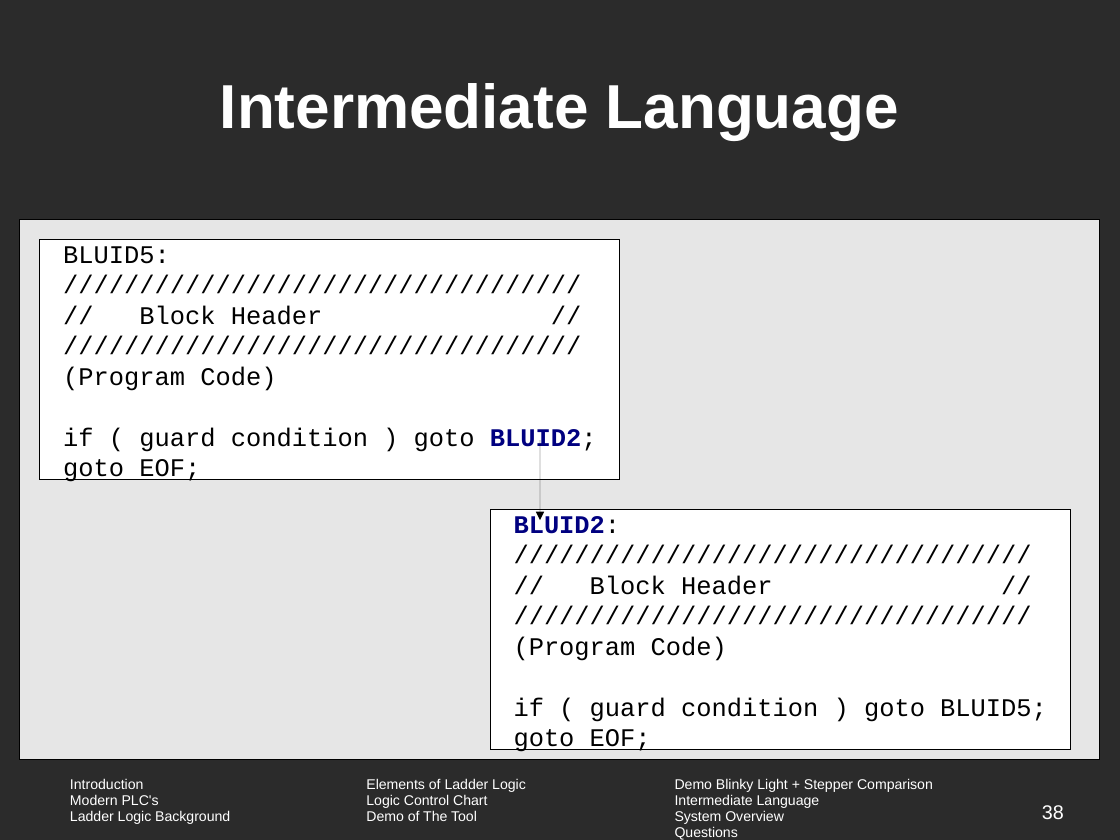
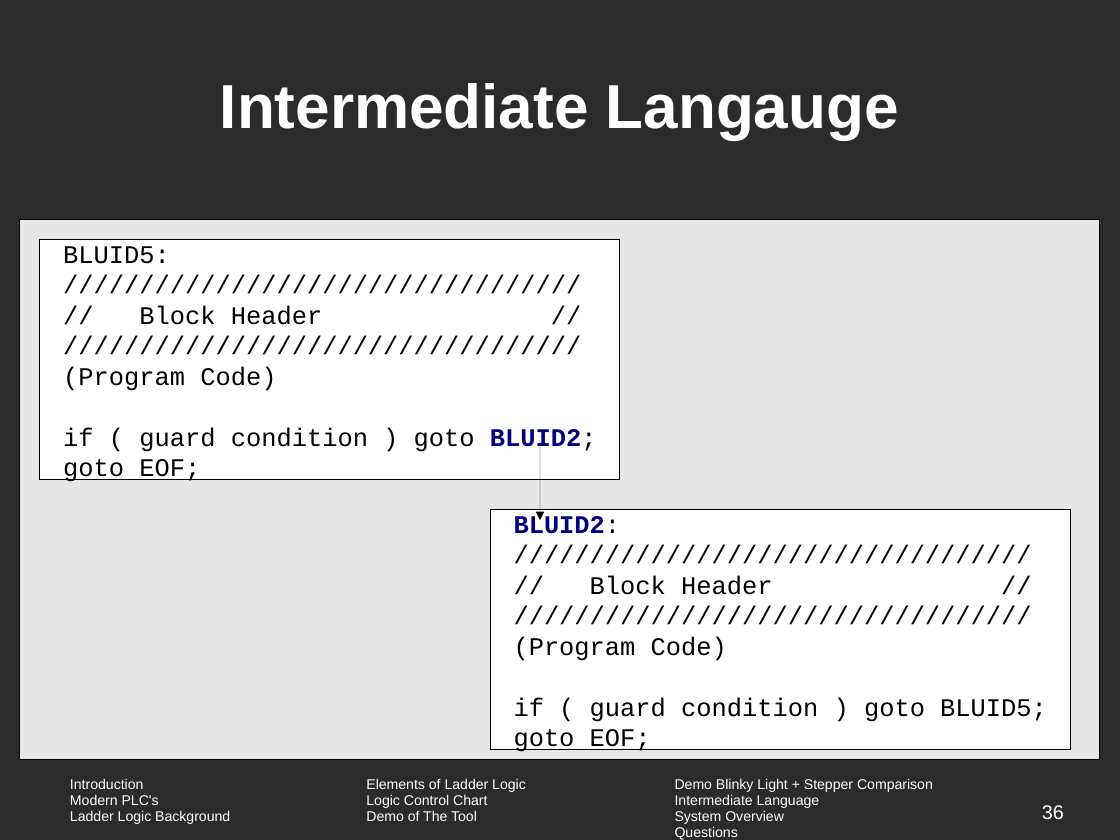
Before and after one commit to vortex-5/plcthesis, a slide deck: slide 36 of presentation/Seminar.odp (slide 38 before the commit). Drawn at 1120x840 pixels with LibreOffice and Linux fonts; fonts in the diff are those of the drawing; background and template pictures are left out; a plain dark background stands for a picture behind light text. Boxes give left, top, right and bottom in pixels: in the first picture for what was removed or moved away, otherwise in the second. Text is boxed around its words. In the diff, an @@ line names an element or a change of style, - is before the commit and + after.

```diff
--- a/presentation/Seminar.odp
+++ b/presentation/Seminar.odp
@@ title at [220,83,899,139]: text changed @@
-Intermediate Language
+Intermediate Langauge
@@ page number at [1042,805,1064,819]: text changed @@
-38
+36
```
Also in this commit, not shown: 3 other slides changed, 4 slides removed, 5 other files.
